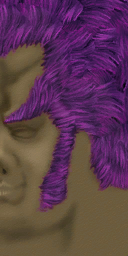
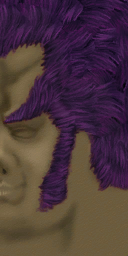
Layers edited between the first and the second 128 × 256 image:
pixels changed over [0, 0, 128, 213] (layer not identified)
